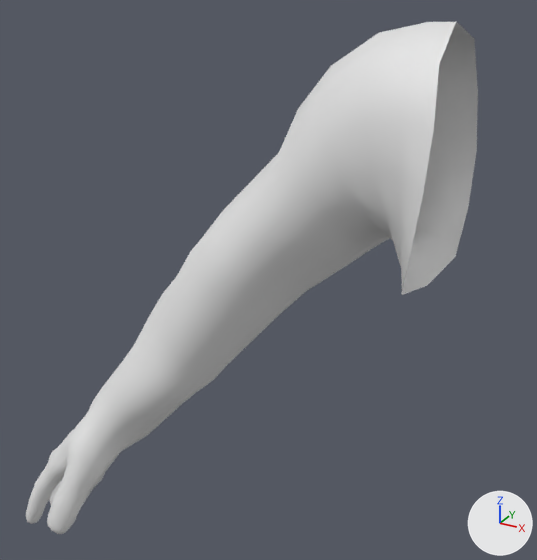
The Blender file Bodies/Bodies_Human/Bodies_Human_Males/Body_Human_Male_Normal/Body_Human_Male_Normal_ArmRight.blend as it was, and as the next commit left it.
One viewpoint serves both versions: a 50 mm camera at (-0.007, -0.584, 1.533) aimed at (-0.36, 0.058, 1.212). Every picture has the same lights, and +X, +Y and +Z are marked at lower right. The older version comes first.

The first picture shows 'Body_Human_Male_Normal_ArmRight'.
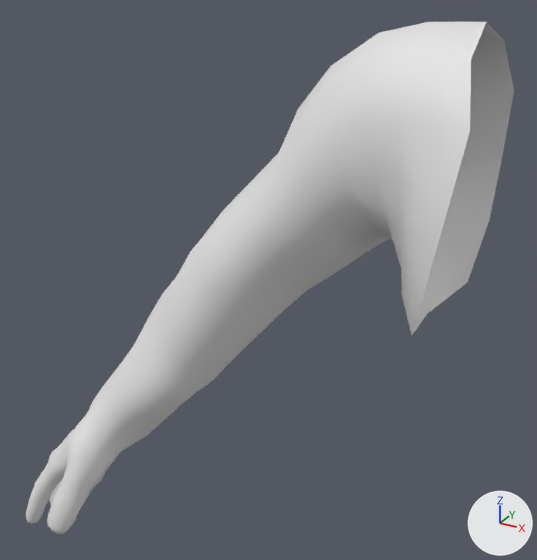
Pixel boxes [x1, y1, x2, y2] of what changed, in the pictures (537 x 560 px):
'Body_Human_Male_Normal_ArmRight', reshaped (8% wider): before [26, 22, 478, 534]; after [26, 22, 514, 534]
part 1 of me_body_human_male_normal_armright, added: after [402, 22, 514, 335]

The change, as a list of edits to the scene's bpy script:
```text
Change me_body_human_male_normal_armright:
    used by ob_body_human_male_normal_armright; location = (0.0, 0.0, 0.0)
    remove me_body_human_male_normal_armright.from_pydata(...)  # 753 vertices, 794 faces; spans x -0.676..-0.16, y -0.091..0.096, z 0.821..1.486
    add me_body_human_male_normal_armright.from_pydata(...)  # 765 vertices, 809 faces; spans x -0.676..-0.13, y -0.091..0.102, z 0.821..1.487
    me_body_human_male_normal_armright part 1
    12 vertices are added at x -0.171..-0.13, y -0.091..0.102, z 1.238..1.487
    15 new faces join them
```
